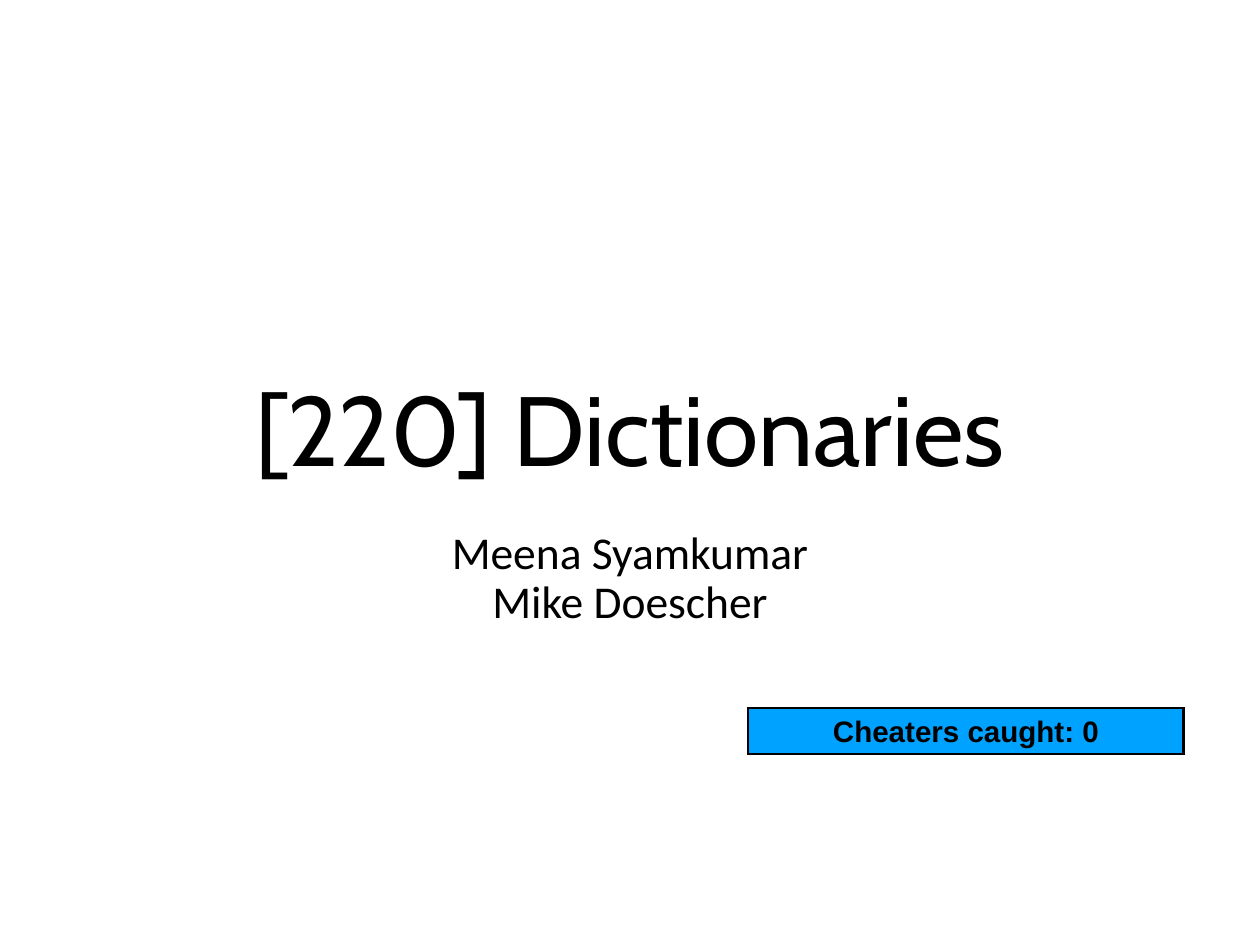
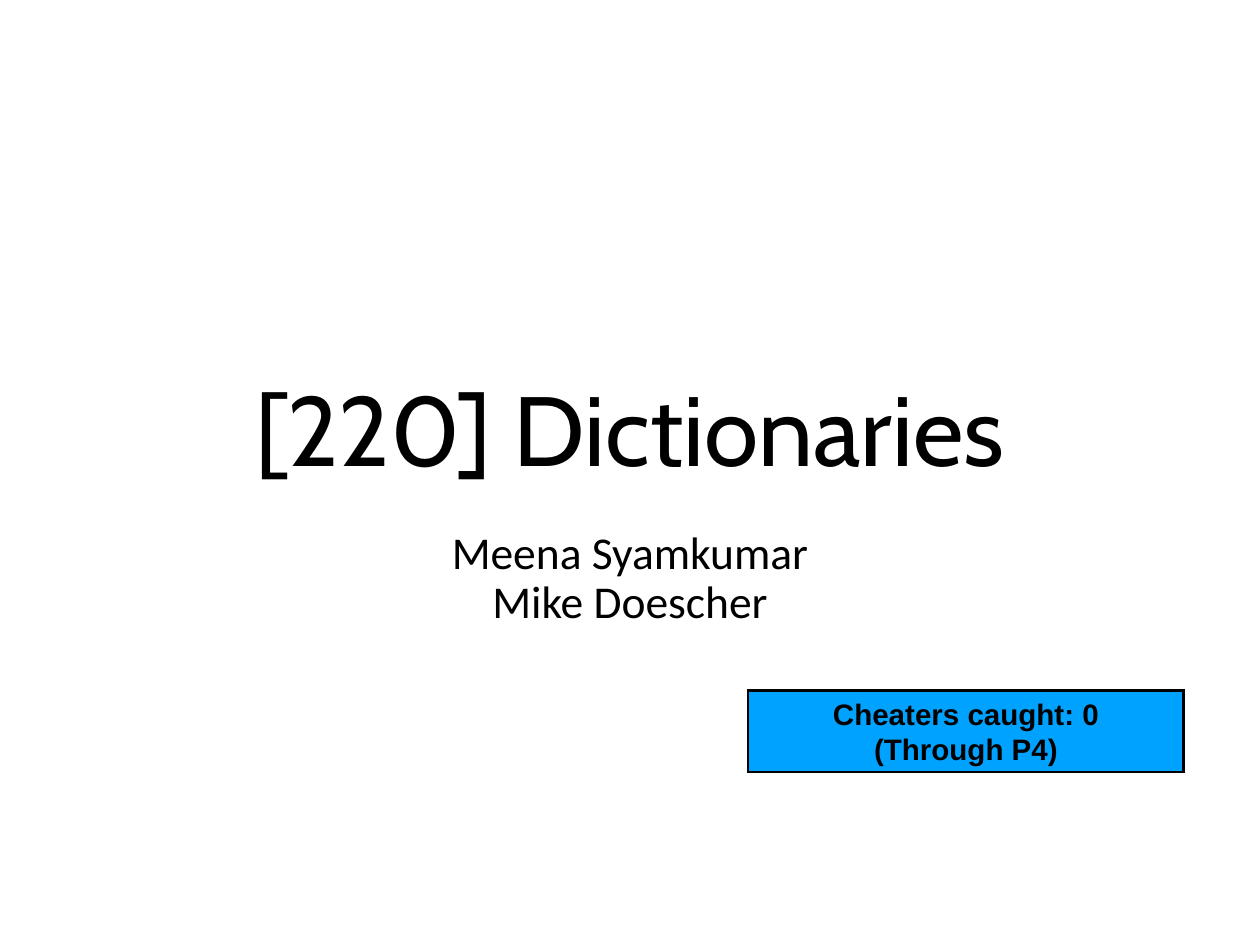
Before and after one commit to rogersjeffreyl/caraza-harter-com, a slide deck: slide 1 of tyler/meena/cs220/s20/materials/lec_18_S20.pptx. Drawn at 1260x945 pixels with LibreOffice and Linux fonts; fonts in the diff are those of the drawing. Boxes give left, top, right and bottom in pixels: in the first picture for what was removed or moved away, otherwise in the second. Text is boxed around its words. In the diff, an @@ line names an element or a change of style, - is before the commit and + after.

```diff
--- a/tyler/meena/cs220/s20/materials/lec_18_S20.pptx
+++ b/tyler/meena/cs220/s20/materials/lec_18_S20.pptx
@@ rectangle "Cheaters caught: 0": place and size @@
-rectangle "Cheaters caught: 0" at [748,708,1184,754]
+rectangle "Cheaters caught: 0" at [748,690,1184,772]
@@ text in rectangle at [874,738,1058,766]: paragraph added @@
+(Through P4)
```
Also in this commit, not shown: 3 other slides changed.
